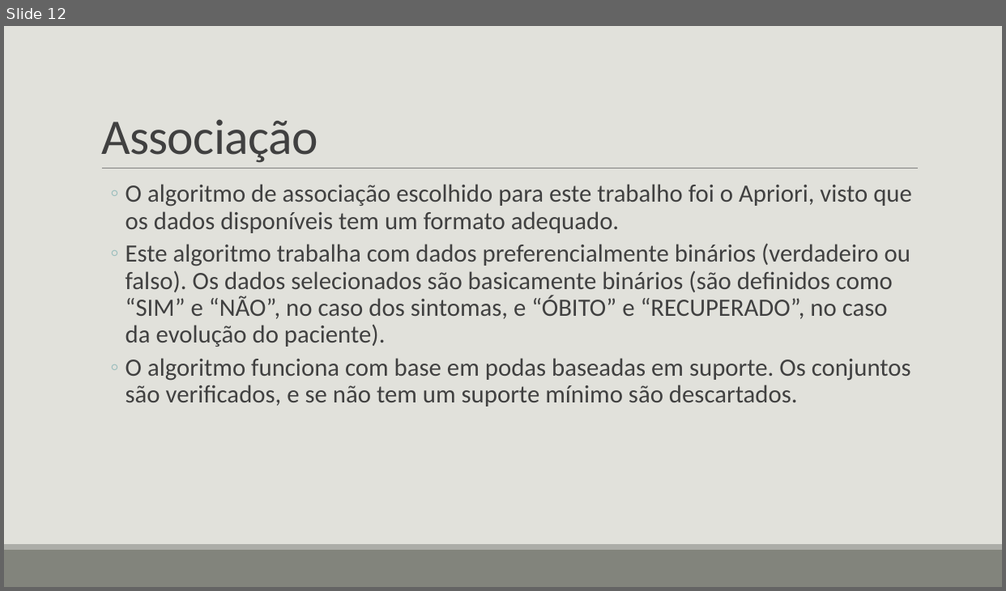
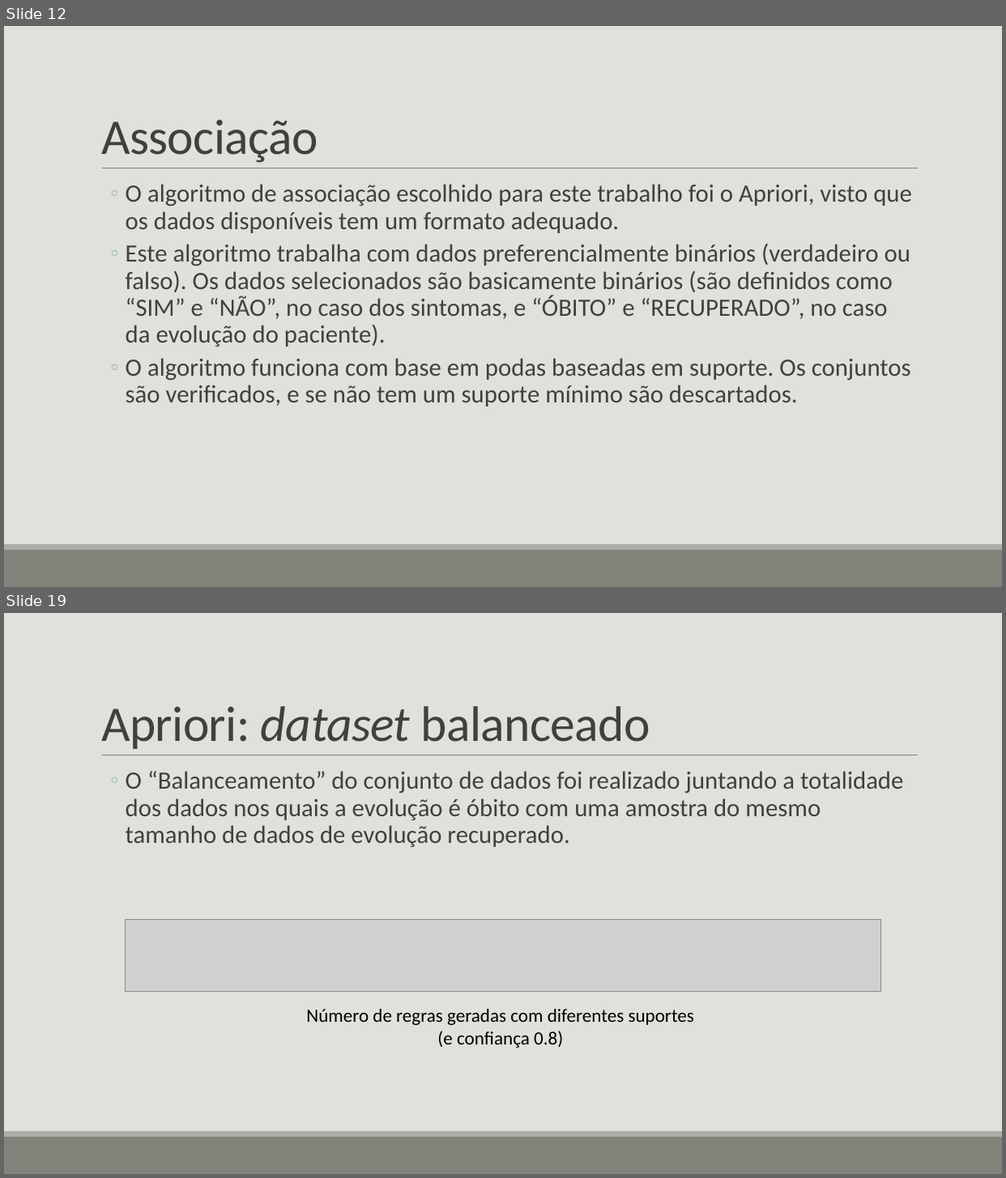
Before and after one commit to gvheisler/KDD-COVID-19, a slide deck: presentation/presentation.pptx. Shown one above the other, each under a label of ours: slide 12 before the commit, slides 12 and 19 after it; the slides between them are not shown. The pictures are 1006x591 and 1006x1178 pixels, drawn with LibreOffice and Linux fonts; fonts in the diff are those of the drawing; grey boxes stand for pictures. Boxes give left, top, right and bottom in pixels: in the first picture for what was removed or moved away, otherwise in the second. Text is boxed around its words. In the diff, an @@ line names an element or a change of style, - is before the commit and + after.

```diff
--- a/presentation/presentation.pptx
+++ b/presentation/presentation.pptx
@@ slide 19 added at (x1=4, y1=613, x2=1002, y2=1174), background #E1E1DB; not listed: 3 template elements that a slide beside it also shows @@
@@ title added at (x1=101, y1=706, x2=650, y2=749), 48 pt, text #404040 @@
+Apriori: dataset balanceado
@@ text added at (x1=126, y1=771, x2=903, y2=847), 24 pt, text #404040 @@
+  ◦ O “Balanceamento” do conjunto de dados foi realizado juntando a totalidade dos dados nos quais a evolução é óbito com uma amostra do mesmo tamanho de dados de evolução recuperado.
@@ picture added at (x1=125, y1=920, x2=881, y2=992) @@
@@ text added at (x1=306, y1=1009, x2=694, y2=1048), 18 pt, text #000000 @@
+Número de regras geradas com diferentes suportes
+(e confiança 0.8)
```
Also in this commit, not shown: 3 slides changed, 13 other slides added, 8 other files.
